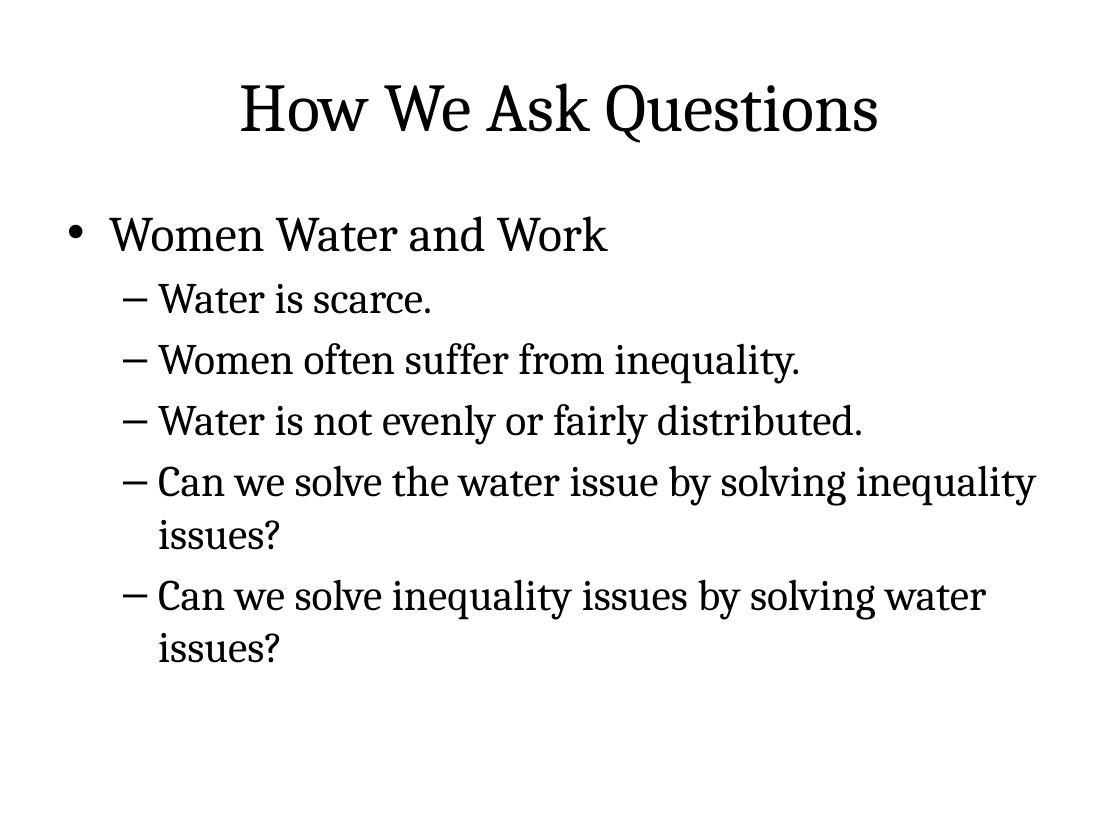
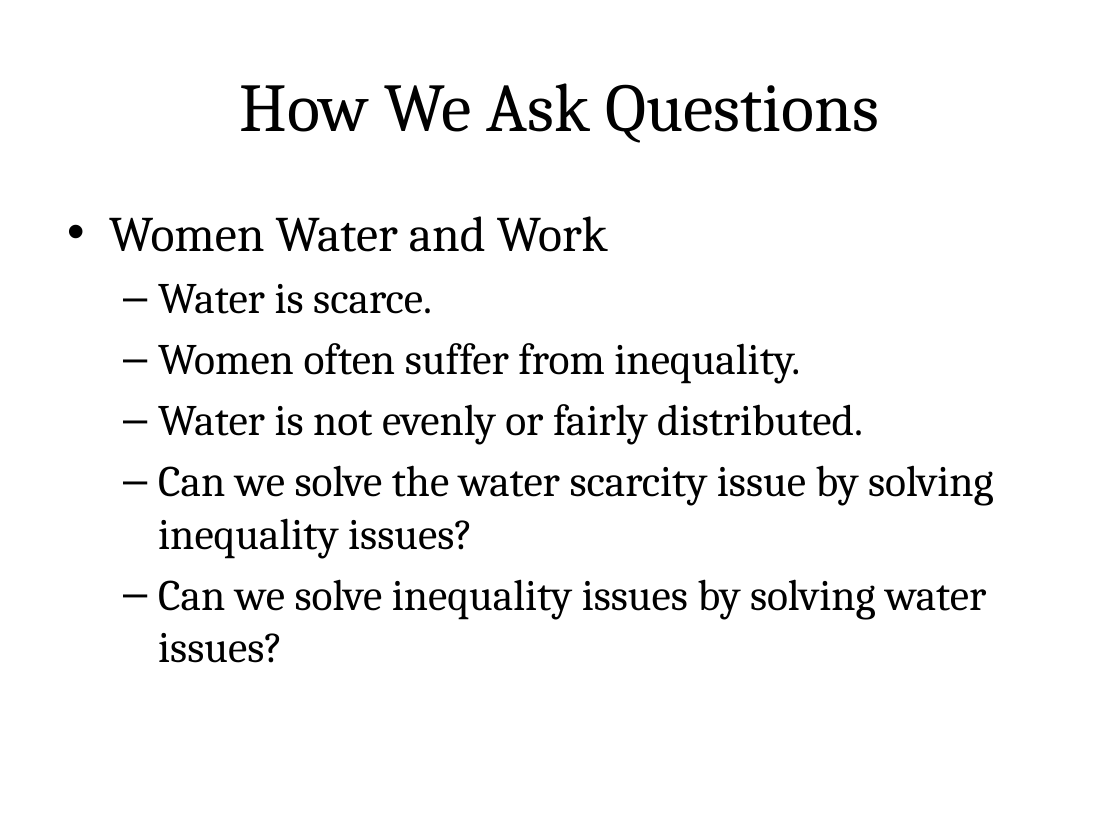
Before and after one commit to zoechao/teaching, a slide deck: slide 17 of womenwaterwork/data_data_everywhere.pptx (slide 16 before the commit). Drawn at 1120x840 pixels with LibreOffice and Linux fonts; fonts in the diff are those of the drawing. Boxes give left, top, right and bottom in pixels: in the first picture for what was removed or moved away, otherwise in the second. Text is boxed around its words. In the diff, an @@ line names an element or a change of style, - is before the commit and + after.

```diff
--- a/womenwaterwork/data_data_everywhere.pptx
+++ b/womenwaterwork/data_data_everywhere.pptx
@@ text at bbox=[158, 465, 994, 559]: text changed @@
-  – Can we solve the water issue by solving inequality issues?
+  – Can we solve the water scarcity issue by solving inequality issues?
```
Also in this commit, not shown: 3 other slides changed, 2 slides added, 1 other file.
